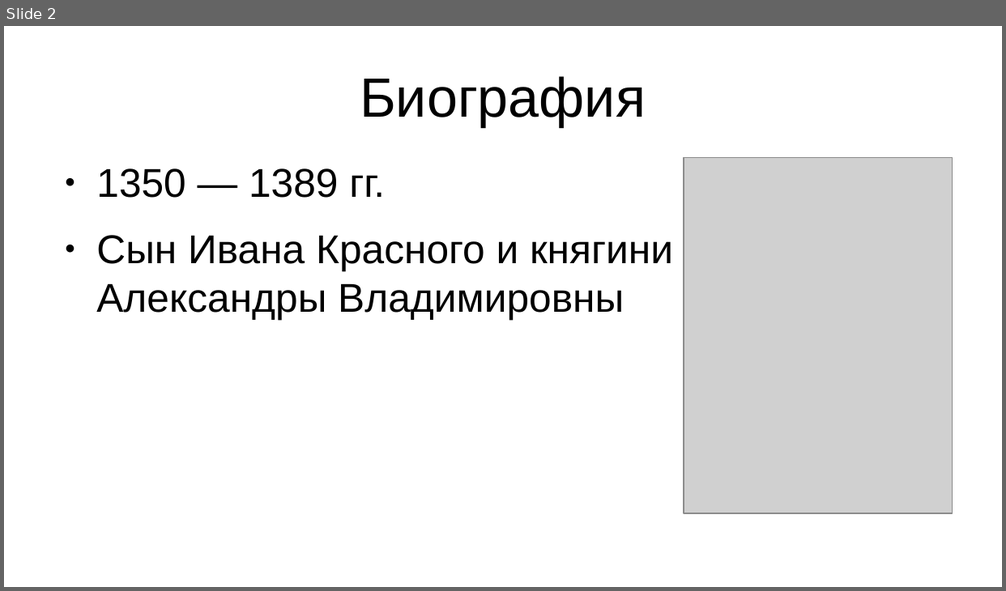
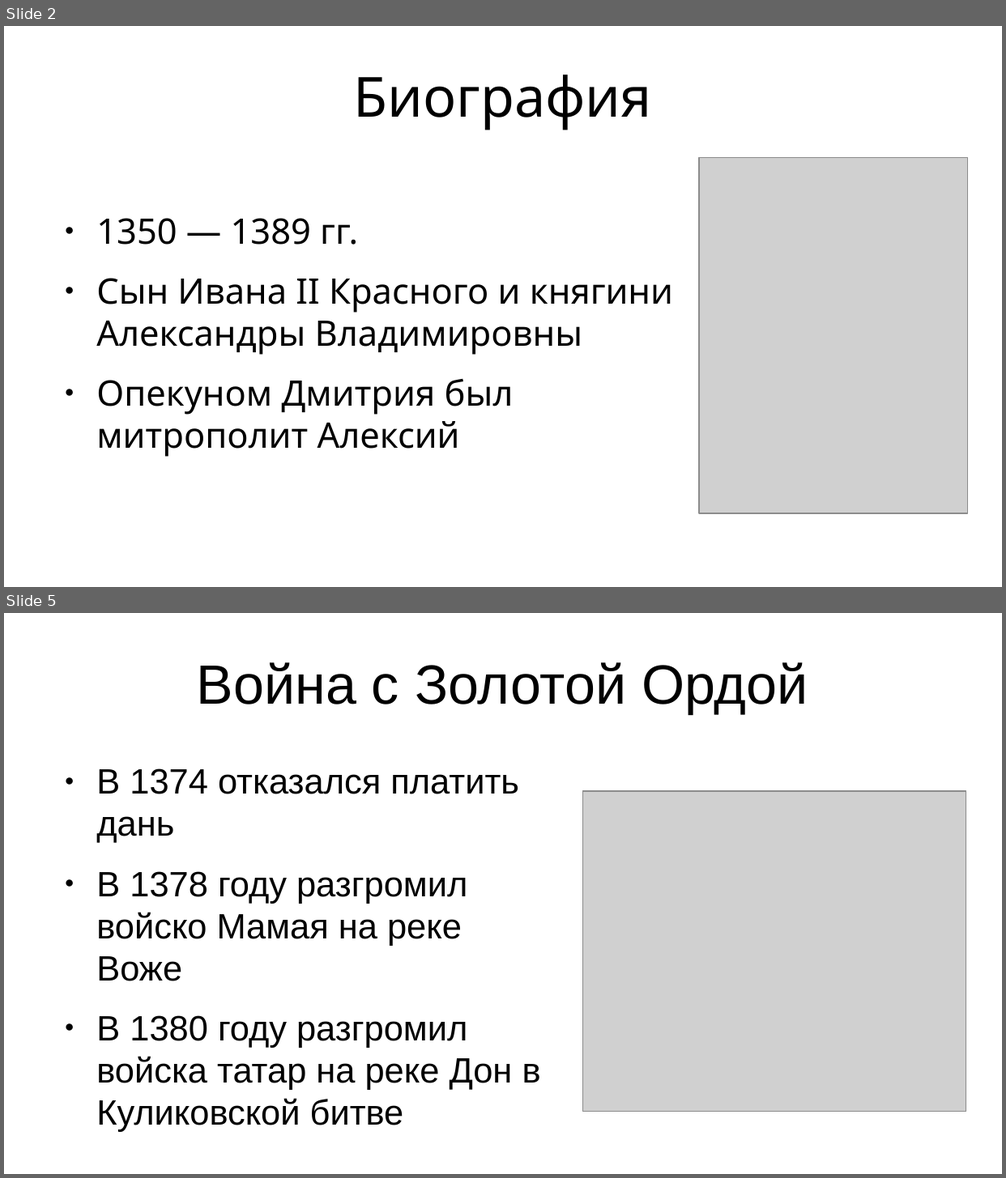
Before and after one commit to Astolfo-femboy-UwU/urban-octo-barnacle, a slide deck: История/Дмитрий Донской.pptx. Shown one above the other, each under a label of ours: slide 2 before the commit, slides 2 and 5 after it; the slides between them are not shown. The pictures are 1006x591 and 1006x1178 pixels, drawn with LibreOffice and Linux fonts; fonts in the diff are those of the drawing; grey boxes stand for pictures. Boxes give left, top, right and bottom in pixels: in the first picture for what was removed or moved away, otherwise in the second. Text is boxed around its words. In the diff, an @@ line names an element or a change of style, - is before the commit and + after.

```diff
--- a/История/Дмитрий Донской.pptx
+++ b/История/Дмитрий Донской.pptx
@@ slide 5 added at (4, 613, 1002, 1174), background #FFFFFF @@
@@ title added at (197, 662, 808, 714), 44 pt, text #000000 @@
+Война с Золотой Ордой
@@ text added at (96, 769, 541, 1132), 28 pt, text #000000 @@
+● В 1374 отказался платить дань
+● В 1378 году разгромил войско Мамая на реке Воже
+● В 1380 году разгромил войска татар на реке Дон в Куликовской битве
@@ picture added at (583, 791, 966, 1112) @@
@@ slide 2 changed as well @@
@@ title "Биография" at (353, 75, 652, 130): font Arial to Noto Sans @@
@@ text "1350 — 1389 гг." at (96, 218, 673, 457): vertical alignment top to middle @@
@@ picture: place and size @@
-picture at (684, 157, 953, 514)
+picture at (700, 157, 968, 514)
@@ text at (96, 218, 358, 245): size 32 to 28 pt, font Arial to Noto Sans in "1350 — 1389 гг." @@
@@ text at (96, 278, 673, 457): text changed; size 32 to 28 pt; font Arial to Noto Sans @@
-● Сын Ивана Красного и княгини Александры Владимировны
+● Сын Ивана II Красного и княгини Александры Владимировны
+● Опекуном Дмитрия был митрополит Алексий
```
Also in this commit, not shown: 1 other slide changed, 6 other slides added, 5 slides removed, 3 other files.
